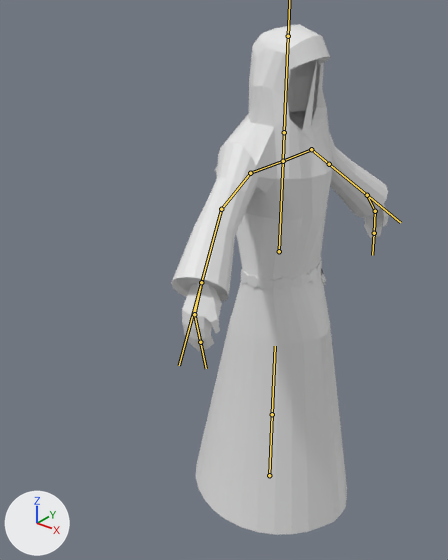
Two versions of the FBX model project-id-gameoff2024/Assets/Models/Characters/cultists.fbx, one commit apart.
The view is the same before and after, from a camera (50 mm lens) standing at (16.5, -25.3, 28.4) and looking at (-3.2, -0.7, 13.1). Arrows for +X, +Y and +Z are at lower left; the lights stay in place. The bones that bend it are drawn over the model as lines.
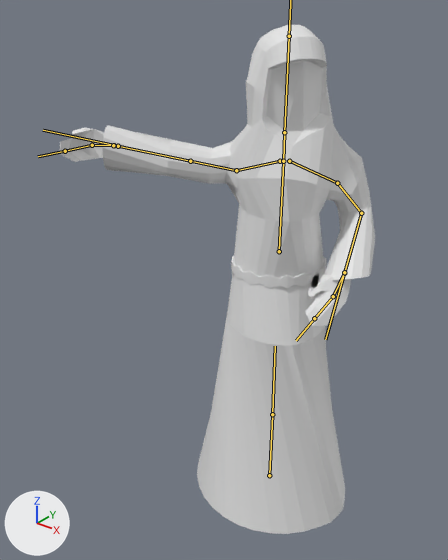
The newer file adds an action. The first version stands in its rest pose; the second is drawn at frame 20 of the action 'fire'.

Boxes (x1, y1, x2, y2) around the edits, measured in the pictures (448 x 560 px):
'Circle', posed (45% wider): before (171, 24, 389, 535); after (59, 25, 375, 534)
bone 'Bone.002', root to tip: before (283, 161) to (311, 149); after (289, 161) to (337, 183)
bone 'Bone.003', root to tip: before (311, 149) to (329, 164); after (337, 183) to (361, 213)
bone 'Bone.004', root to tip: before (329, 164) to (367, 195); after (361, 213) to (344, 272)
bone 'Bone.007', root to tip: before (283, 161) to (250, 173); after (280, 161) to (236, 170)
bone 'Bone.008', root to tip: before (250, 173) to (221, 209); after (236, 170) to (190, 161)
bone 'Bone.009', root to tip: before (221, 209) to (201, 282); after (190, 161) to (118, 146)
bone 'Bone.013', root to tip: before (284, 132) to (288, 36); after (284, 132) to (289, 36)
bone 'Bone.014', root to tip: before (201, 282) to (201, 282); after (114, 145) to (114, 145)
bone 'Bone.010', root to tip: before (201, 282) to (194, 314); after (113, 145) to (92, 145)
bone 'Bone.011', root to tip: before (194, 314) to (200, 342); after (92, 145) to (65, 151)
bone 'Bone.015', root to tip: before (367, 195) to (367, 195); after (344, 273) to (344, 273)
bone 'Bone.005', root to tip: before (367, 195) to (375, 211); after (344, 272) to (333, 296)
bone 'Bone.006', root to tip: before (375, 211) to (374, 233); after (333, 296) to (314, 318)

The edits, one by one:
Bone 'Bone.001' (bone_bone_001) turns from (0, 0, 0) to (0, -45, 0) degrees about its own x, y and z.
Bone 'Bone.002' (bone_bone_002) moves from (0.0, 0.0, 0.0) to (0.0, 0.31, -0.01).
Bone 'Bone.002' (bone_bone_002) turns from (0, 0, 0) to (-25, 0, -12) degrees about its own x, y and z.
Bone 'Bone.003' (bone_bone_003) turns from (0, 0, 0) to (5, 2, 16) degrees about its own x, y and z.
Bone 'Bone.004' (bone_bone_004) turns from (0, 0, 0) to (-30, -17, -55) degrees about its own x, y and z.
Bone 'Bone.007' (bone_bone_007) moves from (0.0, 0.0, 0.0) to (0.0, 0.16, 0.0).
Bone 'Bone.007' (bone_bone_007) turns from (0, 0, 0) to (19, 0, 40) degrees about its own x, y and z.
Bone 'Bone.008' (bone_bone_008) turns from (0, 0, 0) to (-48, -14, -41) degrees about its own x, y and z.
Bone 'Bone.009' (bone_bone_009) turns from (0, 0, 0) to (-11, 9, 15) degrees about its own x, y and z.
Bone 'Bone.013' (bone_bone_013) turns from (0, 0, 0) to (0, 12, 0) degrees about its own x, y and z.
Bone 'Bone.014' (bone_bone_014) moves from (0.0, 0.0, 0.0) to (-7.07, -0.1, -6.82).
Bone 'Bone.014' (bone_bone_014) turns from (0, 0, 0) to (-61, 43, 88) degrees about its own x, y and z.
Bone 'Bone.010' (bone_bone_010) turns from (0, 0, 0) to (-31, 3, -11) degrees about its own x, y and z.
Bone 'Bone.011' (bone_bone_011) turns from (0, 0, 0) to (-14, -6, 3) degrees about its own x, y and z.
Bone 'Bone.015' (bone_bone_015) moves from (0.0, 0.0, 0.0) to (3.44, -6.95, 2.39).
Bone 'Bone.015' (bone_bone_015) turns from (0, 0, 0) to (-36, -23, -21) degrees about its own x, y and z.
Bone 'Bone.005' (bone_bone_005) turns from (0, 0, 0) to (-55, 41, -85) degrees about its own x, y and z.
Bone 'Bone.006' (bone_bone_006) turns from (0, 0, 0) to (20, 17, 0) degrees about its own x, y and z.
